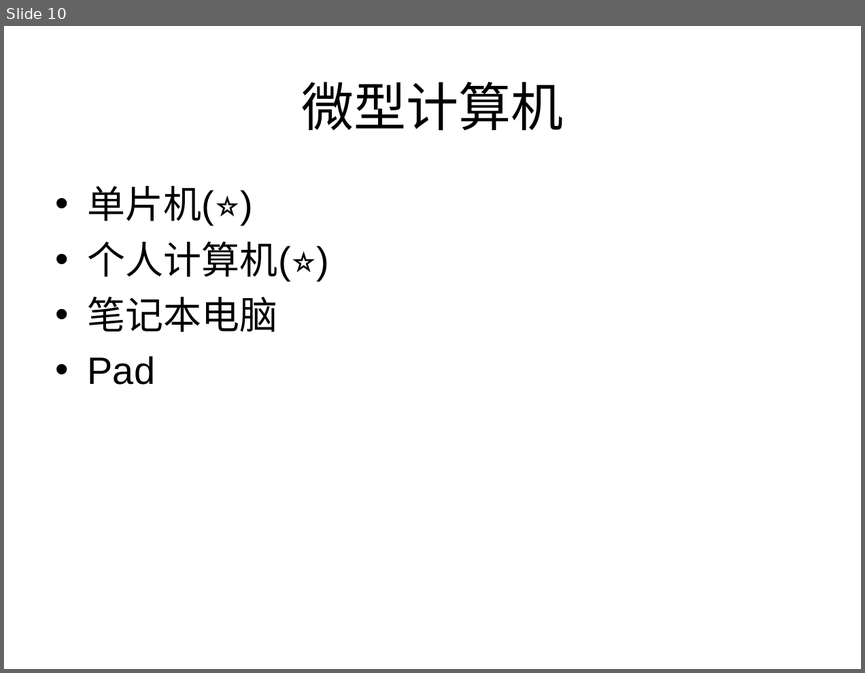
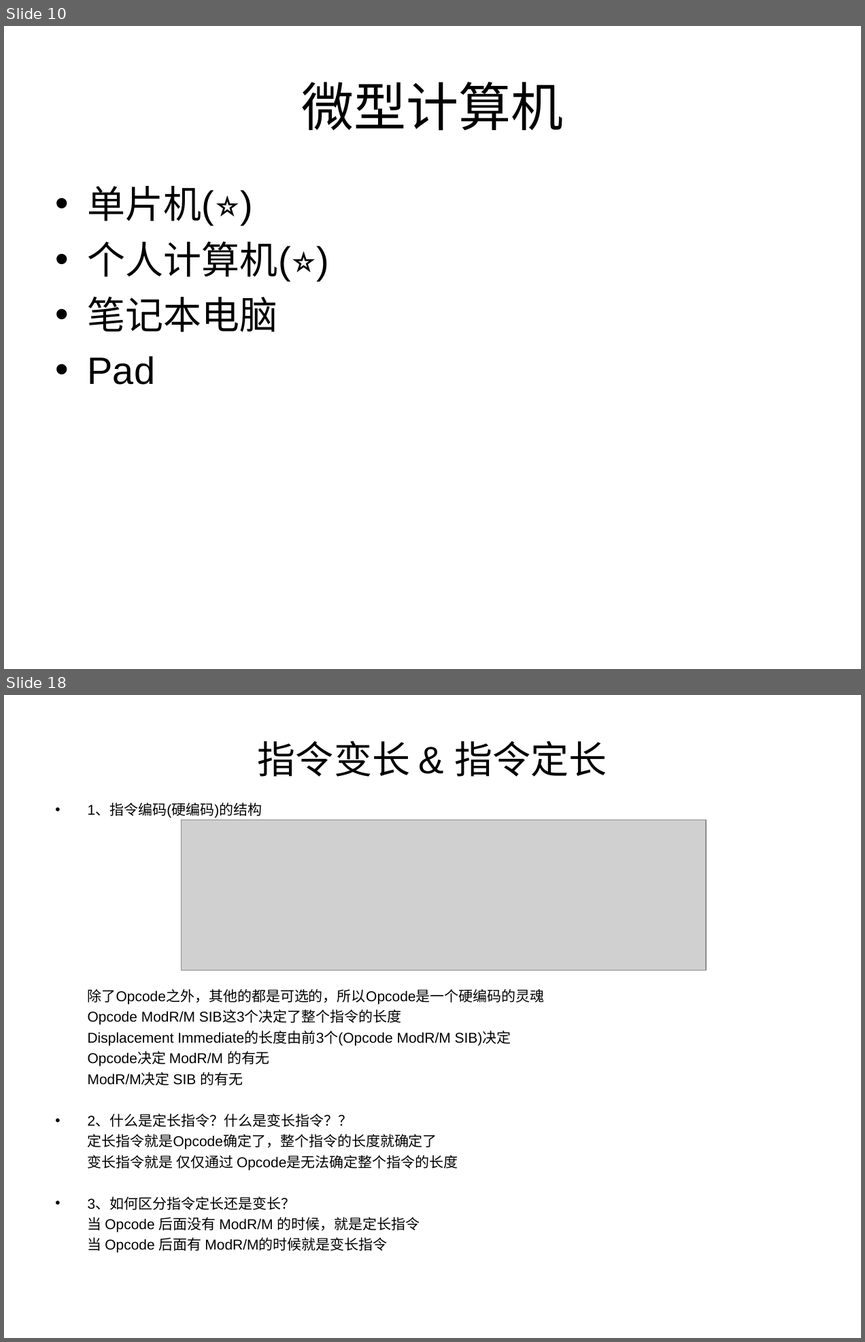
Before and after one commit to KuzuryuYaichi/Speach, a slide deck: 讲课/jk.ppt. Shown one above the other, each under a label of ours: slide 10 before the commit, slides 10 and 18 after it; the slides between them are not shown. The pictures are 865x673 and 865x1342 pixels, drawn with LibreOffice and Linux fonts; fonts in the diff are those of the drawing; grey boxes stand for pictures. Boxes give left, top, right and bottom in pixels: in the first picture for what was removed or moved away, otherwise in the second. Text is boxed around its words. In the diff, an @@ line names an element or a change of style, - is before the commit and + after.

```diff
--- a/讲课/jk.ppt
+++ b/讲课/jk.ppt
@@ slide 18 added at [4, 695, 861, 1338], background #FFFFFF @@
@@ title added at [258, 741, 607, 777], 32 pt, text #000000 @@
+指令变长 & 指令定长
@@ text added at [88, 803, 545, 1253], 12 pt, text #000000 @@
+• 1、指令编码(硬编码)的结构
+除了Opcode之外，其他的都是可选的，所以Opcode是一个硬编码的灵魂
+Opcode ModR/M SIB这3个决定了整个指令的长度
+Displacement Immediate的长度由前3个(Opcode ModR/M SIB)决定
+Opcode决定 ModR/M 的有无
+ModR/M决定 SIB 的有无
+• 2、什么是定长指令？什么是变长指令？？
+定长指令就是Opcode确定了，整个指令的长度就确定了
+变长指令就是 仅仅通过 Opcode是无法确定整个指令的长度
+• 3、如何区分指令定长还是变长？
+当 Opcode 后面没有 ModR/M 的时候，就是定长指令
+当 Opcode 后面有 ModR/M的时候就是变长指令
@@ picture added at [181, 820, 706, 971] @@
```
Also in this commit, not shown: 4 slides changed, 18 other slides added, 2 slides removed, 3 other files.
